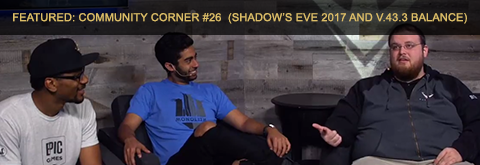
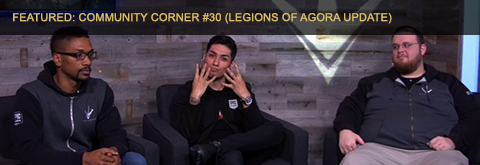
Revision of a layered 480x165 image; what changed, layer by layer:
renamed "FEATURED: COMMUNITY CORNER #26 (SHADOW’S EVE 2017 AND V.43.3 B" to "FEATURED: COMMUNITY CORNER #30 (LEGIONS OF AGORA UPDATE)", painted on it over [left=13, top=13, right=467, bottom=24]
renamed "download (1)" to "download (3)", painted on it over [left=0, top=0, right=480, bottom=165]
